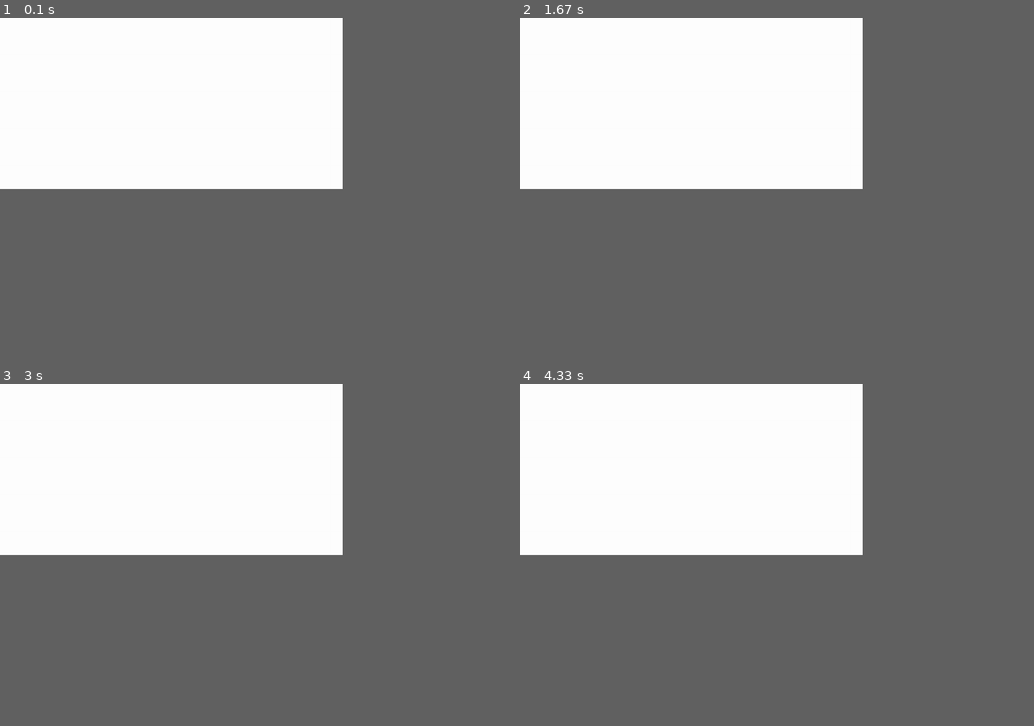
Above: before the commit, frames 1-4 (two rows, left to right).
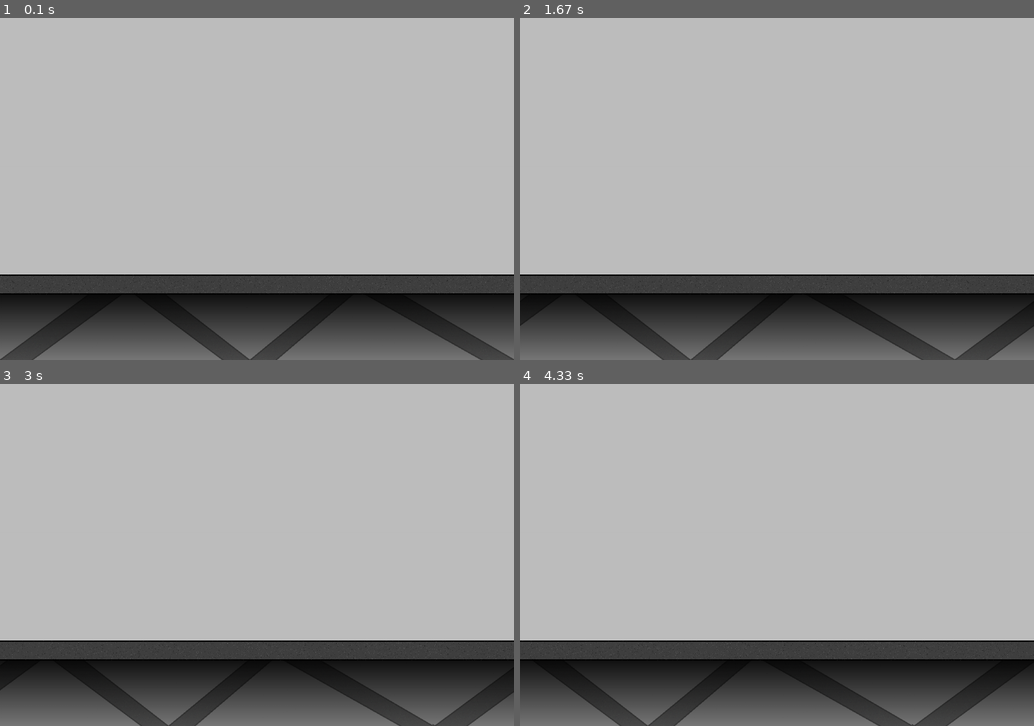
Above: after the commit, the same moments.

Repository: NikMatyukhin/true_pygame
Game: pygame game, started from src/main.py
Same seed, same stepped clock (60 frames per second), same inputs: the game is played once before the commit and once after it.
Inputs:
- Up to frame 1 (0.1 s): no input
- Up to frame 2 (1.67 s): hold Right 0.33-0.8 s; hold Right 0.83-1.3 s; hold Left from 1.33 s (still down)
- Up to frame 3 (3 s): release Left at 1.87 s; hold Left 1.9-2.3 s; hold Right 2.33-2.97 s
- Up to frame 4 (4.33 s): hold Left 3-3.47 s; hold Right 3.5-3.97 s; hold Right from 4 s (still down)
In our replay, the window is 600x300 before the commit and 900x600 after it. These sizes can differ from the game's own. Grey fills any space a smaller window leaves; there, only what the larger window draws over its background counts as a difference.

The runs differ from the first frame. In frame 1, 58% of the frame differs, in the area x 0-100%, y 0-100%; in frame 2, 58%; in frame 3, 58%; in frame 4, 58%.

Commit message:
Класс заднего фона
Подчистил мусорок. Добавил класс Background со всеми вытекающими, а также папку assets - там будут все bmp/png ресурсы для игры.

Diff:
--- /dev/null
+++ b/src/background.py
@@ -0,0 +1,32 @@
+class Background():
+    def __init__(self, surface, image, ms, x, y):
+        self.surface = surface
+        self.image = image
+        self.rect = self.image.get_rect()
+
+        self.Y1 = y
+        self.X1 = x
+
+        self.Y2 = y
+        self.X2 = self.rect.width
+
+        self.moving_speed = ms
+
+    def update(self, left, right):
+        if left:
+            self.X1 += self.moving_speed
+            self.X2 += self.moving_speed
+            if self.X1 >= self.rect.width:
+                self.X1 = -self.rect.width
+            if self.X2 >= self.rect.width:
+                self.X2 = -self.rect.width
+        elif right:
+            self.X1 -= self.moving_speed
+            self.X2 -= self.moving_speed
+            if self.X1 <= -self.rect.width:
+                self.X1 = self.rect.width
+            if self.X2 <= -self.rect.width:
+                self.X2 = self.rect.width
+
+        self.surface.blit(self.image, (self.X1, self.Y1))
+        self.surface.blit(self.image, (self.X2, self.Y2))
--- a/src/main.py
+++ b/src/main.py
@@ -1,21 +1,33 @@
+import os
 import sys
 import pygame
+import background
 
 # полезные константы
 FPS = 60
-WIN_HEIGHT = 400
-WIN_WIDTH = 800
+WIN_HEIGHT = 800
+WIN_WIDTH = 1200
+FLOOR_HEIGHT = 200
+
+# рабочие директории
+game_folder = os.path.dirname(__file__)
+img_folder = os.path.join(game_folder, 'assets')
+
+# изображения, ассеты и спрайты
+floor_image = pygame.image.load(os.path.join(img_folder, 'floor_back.bmp'))
 
 # инициализация модулей pygame
 pygame.init()
 
-# создаем объект главной поверхности и часов задержки
+# создаем объект главной поверхности
 main_surface = pygame.display.set_mode((WIN_WIDTH, WIN_HEIGHT))
-main_surface.fill('white')
+main_surface.fill('gray')
+
+background_floor = background.Background(main_surface, floor_image, 5, 0,
+                                         WIN_HEIGHT - FLOOR_HEIGHT)
+
+# создаем объект часов задержки
 fps_clock = pygame.time.Clock()
-
-# если нужно до цикла отобразить объекты
-#pygame.display.update()
 
 while True:
 
@@ -25,10 +37,11 @@
             pygame.quit()
             sys.exit()
 
+    keys = pygame.key.get_pressed()
+    background_floor.update(keys[pygame.K_LEFT], keys[pygame.K_RIGHT])
+
     # задержка
     fps_clock.tick(FPS)
 
-    #main_surface.fill('white')
-
     # обновление экрана
     pygame.display.update()
Binary file added: src/assets/floor_back.bmp
Not shown, changed: .gitignore
